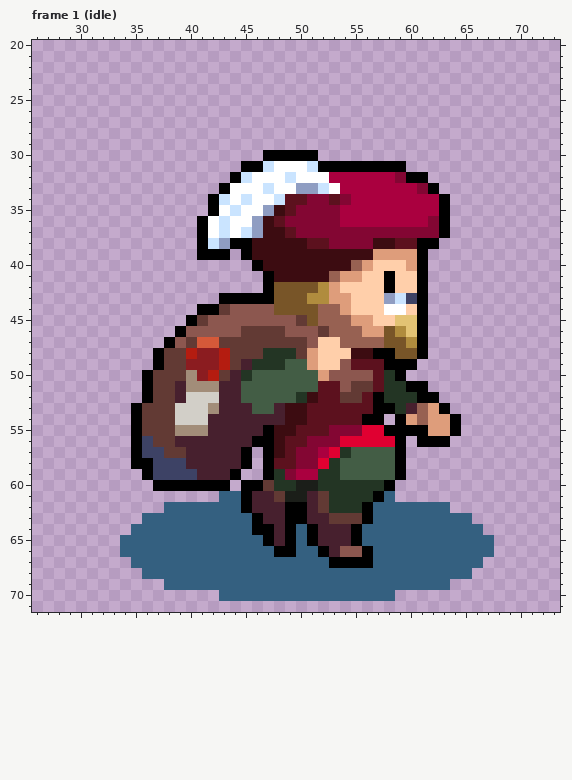
Edited in one commit: pixel-art file (assets_src/image/units/thief/cherrystone/battle_thief_cherrystone2.ase). Above is the file before it was changed.
85x77 pixels, 33 frames. Shown: frame 1 (idle): x 26..73, y 20..71. The commit also changed other frames, which this record leaves out.
The same view after the edit:
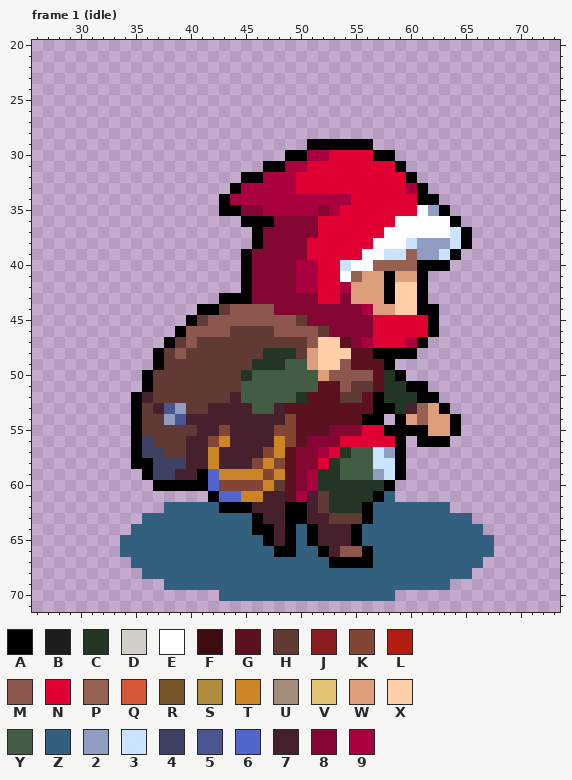
Palette (. is transparent): A #000000  B #1b1e19  C #233524  D #d2cfc8  E #ffffff  F #3c0c11  G #5c111e  H #623a34  J #8b1c20  K #844634  L #b41c10  M #8c574f  N #e00031  P #976152  Q #d55939  R #785528  S #b08c3e  T #cb8525  U #a28d79  V #e3c374  W #de9d7b  X #ffcfaa  Y #435d45  Z #346080  2 #8f9dc2  3 #cae4ff  4 #3d4265  5 #4a5691  6 #5166cd  7 #47202e  8 #830633  9 #aa003f
Diff:
layer "Layer 8" now shown
layer "Layer 12" now hidden
Changed rows in their new state; - is an unchanged pixel.
Frame 1 (idle):
first column x 35:
29 ----------------AAAAAA---------
30 ------------..--99NNNNAA-------
31 ----------..AA99NNNNNNNN-------
32 ---------.AA999NNNNNNNNNN-.----
33 --------.A99999NNNNNNNNNN-A.---
34 -------.A99999999999NNNNNNAA.--
35 -------.AA8899999-9NNNNNNNE2---
36 ------....AAA8---NNNNNNNEEEEEA-
37 ------.....A888--NNNNNNEEEEEE3A
38 ------.....A8888NNNNNNEEE32223A
39 ------...--88888NNNNNEE33P223A-
40 ----------A888899NN3EEPPPP-AA--
41 ----------A888899NNEPWW-WW-----
42 ----------A888899NN9WWW--------
43 -----------888888NN8WWWAXX-----
44 -------------888888889WWX--A---
45 ----------------888888NNNNNA---
46 ---------H---M----8888NNNNNA---
47 ----HMHH-----------G89NNN9-----
48 ----MHHHH-----------GG--AA.----
49 -----HHHH-H-------------..-----
50 -----HHH-H---------------------
51 ----HHHHHH---------------------
52 A7--HHHHH-------G--------------
53 --752HH7------GG---------------
54 ---2577-------KG---------------
55 ----HH7-K---7KK----------------
56 ----H--KT--77TK----------------
57 -------T--77KT--------32-------
58 -------T--7KTK--------33-------
59 ----77A6TTTTKTG8------23-------
60 -------6KKKKTHG89--------------
61 -------A66TT-7G9---------------
62 --------AA---------------------
